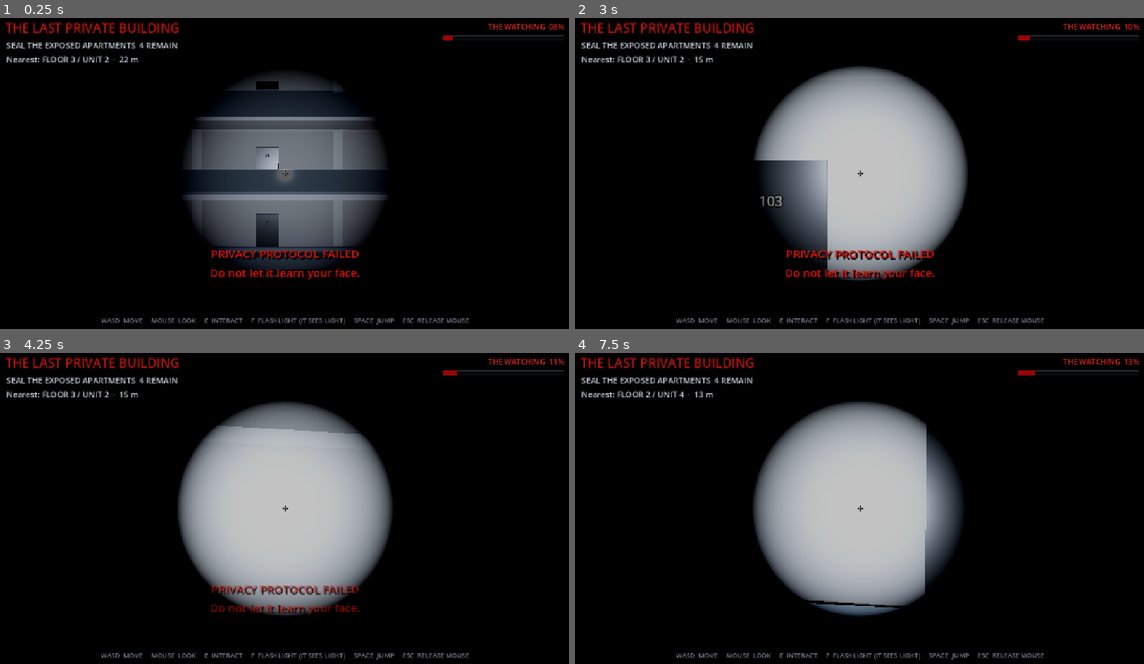
Above: before the commit, frames 1-4 (two rows, left to right).
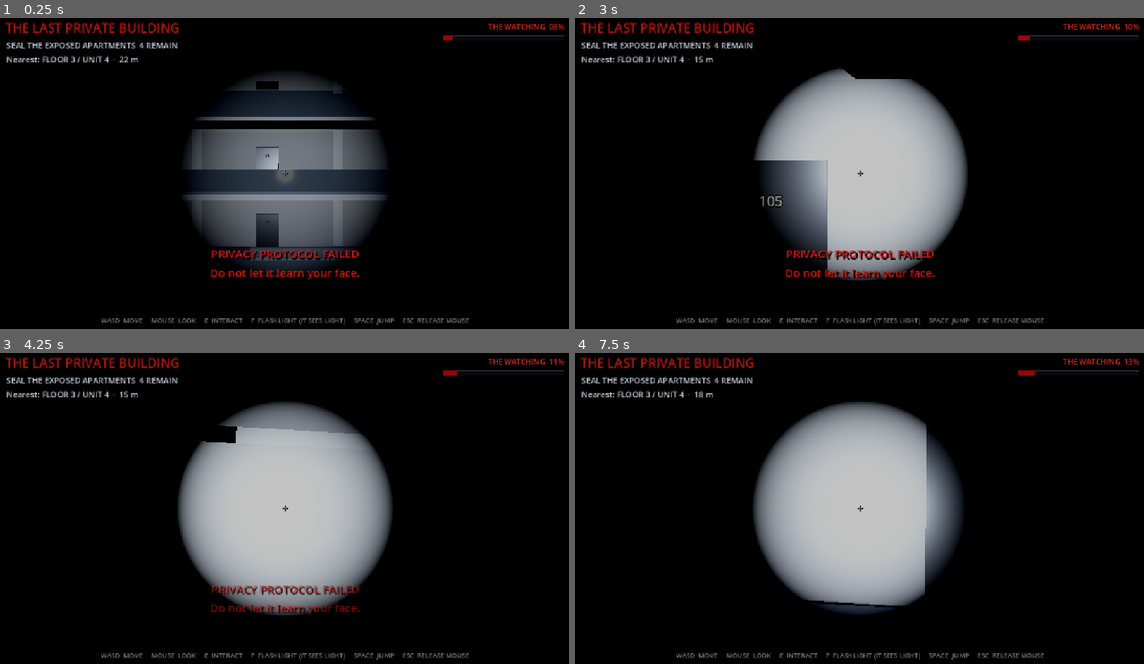
Above: after the commit, the same moments.

Repository: skorotkiewicz/privacy-apartments
Game: Godot game, scene res://main.tscn
The game is run twice, just before and just after one commit, with the same random seed, the same clock (stepped at 60 frames per second) and the same inputs.
Inputs (mouse positions are in pixels of both pictures, inside the frame that each line leads up to):
- Up to frame 1 (0.25 s): no input
- Up to frame 2 (3 s): tap Enter (ui_accept) at 0.5, 0.77, 1.25, 1.52, 2, 2.75 s; move the mouse to (893, 173) at 0.52 s; hold W from 0.53 s (still down); tap F at 0.6, 2.85 s; move the mouse to (831, 173) at 1.27 s; tap E at 1.35 s; move the mouse to (876, 167) at 2.02 s; tap R at 2.1 s; move the mouse to (853, 179) at 2.77 s
- Up to frame 3 (4.25 s): keep holding W; tap Enter (ui_accept) at 3.02, 3.77 s; move the mouse to (330, 511) at 3.52 s; hold E from 3.53 s (still down)
- Up to frame 4 (7.5 s): move the mouse to (813, 505) at 4.27 s; release E at 4.28 s; tap R at 4.35, 6.6 s; tap Enter (ui_accept) at 4.52, 5, 5.75, 6.02, 6.77 s; move the mouse to (865, 508) at 5.02 s; tap F at 5.1, 7.35 s; move the mouse to (836, 502) at 5.77 s; release W at 5.78 s; hold D 5.78-6.53 s; tap E at 5.85 s; move the mouse to (893, 508) at 6.52 s; hold W from 6.53 s (still down); move the mouse to (831, 508) at 7.27 s

The runs differ from the first frame. In frame 1, 1.0% of the frame differs, in the area x 18-65%, y 12-78%; in frame 2, 0.4%; in frame 3, 0.3%; in frame 4, 0.4%.

Commit message:
Make building layout configurable and enlarge tower

Diff:
--- a/godot/privacy-apartments/game.gd
+++ b/godot/privacy-apartments/game.gd
@@ -1,12 +1,11 @@
 extends Node3D
 
-const STARTING_BREACHES: Array[String] = [
-	"F00_U00",
-	"F01_U03",
-	"F02_U01",
-	"F03_U02",
-]
 const MAX_ATTENTION := 100.0
+
+@export_category("Building Layout")
+@export_range(1, 100, 1) var floors := 12
+@export_range(1, 100, 1) var units_per_floor := 8
+@export_range(1, 100, 1) var blinds_to_close := 4
 
 @onready var player: Node3D = $Player
 @onready var camera: Camera3D = $Player/Camera3D
@@ -33,10 +32,17 @@
 
 func _ready() -> void:
 	player.connect("privacy_changed", _on_privacy_changed)
-	for tag in STARTING_BREACHES:
+	var room_tags: Array[String] = []
+	for floor in range(floors):
+		for unit in range(units_per_floor):
+			room_tags.append("F%02d_U%02d" % [floor, unit])
+	room_tags.shuffle()
+	assert(blinds_to_close <= room_tags.size(), "Cannot open %d blinds in a %dx%d building" % [blinds_to_close, floors, units_per_floor])
+	for index in range(blinds_to_close):
+		var tag := room_tags[index]
 		if _set_privacy(tag, true):
 			breaches.append(tag)
-	assert(breaches.size() == STARTING_BREACHES.size(), "Expected privacy controls are missing from the model")
+	assert(breaches.size() == blinds_to_close, "Expected privacy controls are missing from the model")
 	_add_door_numbers()
 	watcher = _make_watcher()
 	apartments.add_child(watcher)
@@ -185,21 +191,28 @@
 	objective.text = "SEAL THE EXPOSED APARTMENTS  %d REMAIN\nNearest: %s  ·  %.0f m" % [breaches.size(), _describe_tag(nearest), distance]
 
 func _add_door_numbers() -> void:
-	for floor in range(5):
-		for unit in range(4):
+	var model_door_count := 0
+	for child in apartments.get_children():
+		if str(child.name).begins_with("EntranceDoor_"):
+			model_door_count += 1
+	assert(model_door_count == floors * units_per_floor, "Godot layout is %dx%d but the model contains %d apartment doors" % [floors, units_per_floor, model_door_count])
+
+	for floor in range(floors):
+		for unit in range(units_per_floor):
 			var tag := "F%02d_U%02d" % [floor, unit]
 			var door := apartments.get_node_or_null(NodePath("EntranceDoor_" + tag)) as Node3D
-			if door:
-				var number := Label3D.new()
-				number.name = "Number"
-				number.text = "%d%02d" % [floor + 1, unit + 1]
-				number.position = Vector3(0.575, 0.7, 0.08)
-				number.font_size = 24
-				number.outline_size = 5
-				number.pixel_size = 0.006
-				number.shaded = true # lighting
-				number.modulate = Color(0.82, 0.78, 0.64)
-				door.add_child(number)
+			if not door:
+				continue
+			var number := Label3D.new()
+			number.name = "Number"
+			number.text = "%d%02d" % [floor + 1, unit + 1]
+			number.position = Vector3(0.575, 0.7, 0.08)
+			number.font_size = 24
+			number.outline_size = 5
+			number.pixel_size = 0.006
+			number.shaded = true # lighting
+			number.modulate = Color(0.82, 0.78, 0.64)
+			door.add_child(number)
 
 func _describe_tag(tag: String) -> String:
 	var parts := tag.split("_")
Binary file changed: godot/privacy-apartments/assets/privacy_apartments.glb
Not shown, changed: build_apartments.py
Not shown, changed: privacy_apartments.blend
Not shown, changed: privacy_apartments.blend1
Not shown, changed: privacy_apartments.glb
